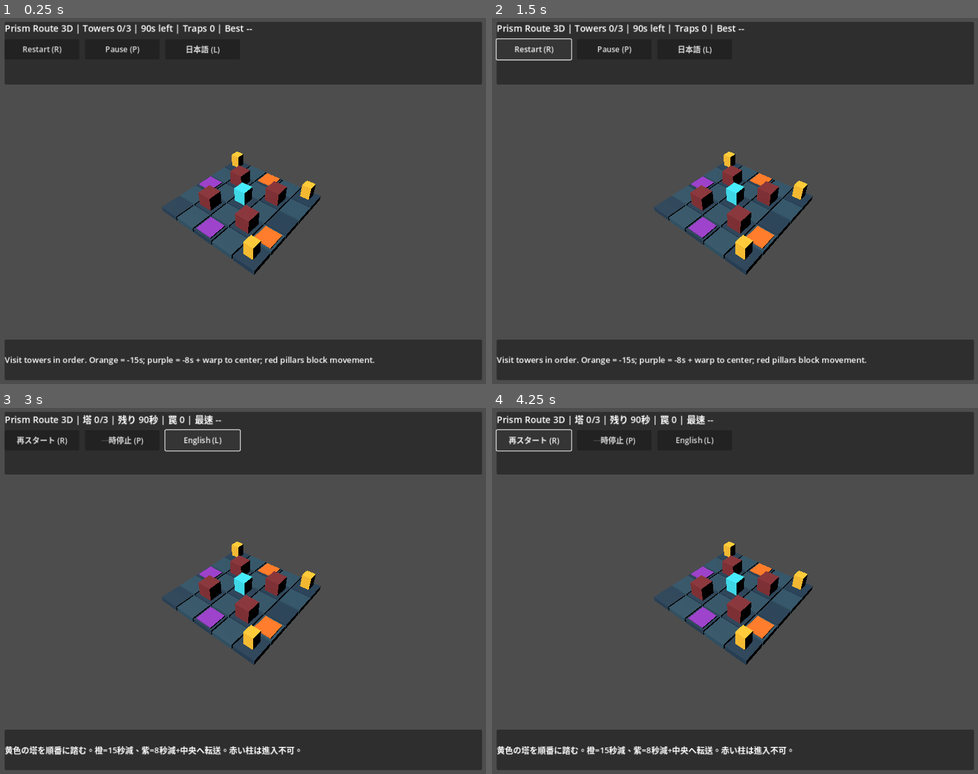
Above: before the commit, frames 1-4 (two rows, left to right).
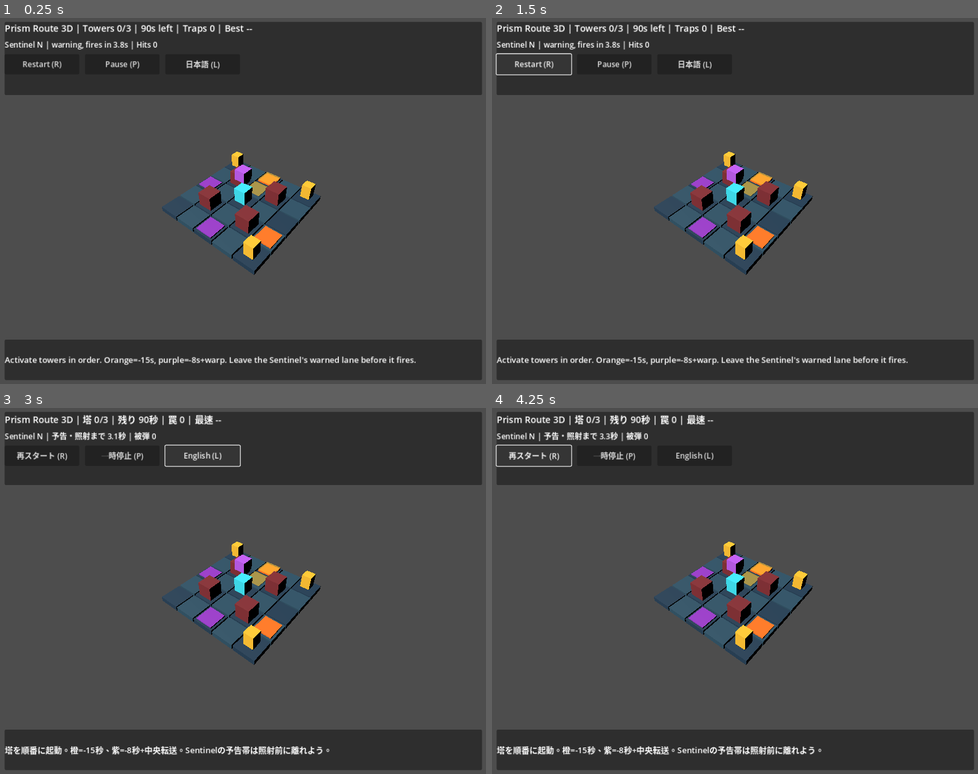
Above: after the commit, the same moments.

Repository: shihuiarenjinba-png/3d-game-factory
Game: Godot game, scene res://scenes/main.tscn
Two runs of this game, one before a commit and one after it. Both use one fixed random seed, a clock stepped at 60 frames per second and the inputs below.
Inputs:
- Up to frame 1 (0.25 s): no input
- Up to frame 2 (1.5 s): click "Restart (R)" at 0.5 s; click "Restart (R)" at 1.25 s
- Up to frame 3 (3 s): click "Restart (R)" at 2 s; click "日本語 (L)" at 2.75 s
- Up to frame 4 (4.25 s): click "再スタート (R)" at 3.5 s

The runs differ from the first frame. In frame 1, 4.8% of the frame differs, in the area x 0-100%, y 6-95%; in frame 2, 5.0%; in frame 3, 5.2%, in the area x 0-100%, y 5-95%; in frame 4, 5.2%.

Commit message:
feat(3d): render telegraphed Sentinel beam and bilingual scan HUD

Diff:
--- a/products/prism-route-3d/scripts/main.gd
+++ b/products/prism-route-3d/scripts/main.gd
@@ -1,5 +1,5 @@
 extends Node3D
-## Playable 3D board: ordered towers, visible traps, 90s clock, pause, restart, EN/JA, best score.
+## Floating tower network with deterministic Sentinel scan, traps, pause, restart, EN/JA and local best.
 const LOGIC = preload("res://scripts/game_logic.gd")
 const SAVE = preload("res://scripts/save_store.gd")
 const SAVE_PATH = "user://prism_route_progress.cfg"
@@ -14,6 +14,9 @@
 var pause_button: Button
 var language_button: Button
 var recorded_win: bool = false
+var scan_markers: Array[MeshInstance3D] = []
+var scan_marker_directions: Array[int] = []
+var scan_label: Label
 
 func _ready() -> void:
     var saved: Dictionary = SAVE.load_data(SAVE_PATH)
@@ -25,7 +28,11 @@
     _refresh_ui()
 
 func _process(delta: float) -> void:
+    var hits_before: int = game.scan_hits
     game.tick(delta)
+    if game.scan_hits != hits_before:
+        _sync_world()
+    _sync_scan_world()
     if game.status == "won" and not recorded_win:
         recorded_win = true
         var score: float = game.elapsed()
@@ -99,11 +106,30 @@
         var pos := Vector3(float(target.x - 2) * 1.3, 0.48, float(target.y - 2) * 1.3)
         targets.append(_box(pos, Vector3(0.55, 0.8, 0.55), Color(0.94, 0.73, 0.24)))
     player_mesh = _box(Vector3(0, 0.53, 0), Vector3(0.7, 0.85, 0.7), Color(0.22, 0.84, 0.90))
+    # One stationary elevated Sentinel. Its warning tiles are visible before firing.
+    _box(Vector3(0.0, 1.85, 0.0), Vector3(0.62, 0.62, 0.62), Color(0.70, 0.33, 0.87))
+    for direction in range(4):
+        for cell in game.scan_cells(direction):
+            var pos := Vector3(float(cell.x - 2) * 1.3, 0.11, float(cell.y - 2) * 1.3)
+            var marker := _box(pos, Vector3(1.03, 0.035, 1.03), Color(1.0, 0.65, 0.14, 0.58))
+            marker.material_override.transparency = BaseMaterial3D.TRANSPARENCY_ALPHA
+            marker.visible = false
+            scan_markers.append(marker)
+            scan_marker_directions.append(direction)
+    _sync_scan_world()
 
 func _sync_world() -> void:
     player_mesh.position = Vector3(float(game.player.x - 2) * 1.3, 0.53, float(game.player.y - 2) * 1.3)
     for i in range(targets.size()):
         targets[i].material_override = _material(Color(0.17, 0.65, 0.32) if i < game.next_target else Color(0.95, 0.72, 0.17))
+
+func _sync_scan_world() -> void:
+    var direction: int = game.scan_direction()
+    var beam_color := Color(1.0, 0.19, 0.24, 0.72) if game.scan_active() else Color(1.0, 0.69, 0.15, 0.58)
+    for i in range(scan_markers.size()):
+        scan_markers[i].visible = scan_marker_directions[i] == direction and game.status == "playing"
+        if scan_markers[i].visible:
+            scan_markers[i].material_override.albedo_color = beam_color
 
 func _build_ui() -> void:
     var layer := CanvasLayer.new()
@@ -113,7 +139,7 @@
     top.offset_left = 16
     top.offset_top = 12
     top.offset_right = -16
-    top.offset_bottom = 142
+    top.offset_bottom = 164
     layer.add_child(top)
     var stack := VBoxContainer.new()
     stack.add_theme_constant_override("separation", 8)
@@ -121,6 +147,9 @@
     status_label = Label.new()
     status_label.add_theme_font_size_override("font_size", 19)
     stack.add_child(status_label)
+    scan_label = Label.new()
+    scan_label.add_theme_font_size_override("font_size", 16)
+    stack.add_child(scan_label)
     var buttons := HBoxContainer.new()
     buttons.add_theme_constant_override("separation", 12)
     stack.add_child(buttons)
@@ -156,10 +185,15 @@
     var progress: String = "%d/3" % game.next_target
     var best: String = "--" if best_seconds < 0.0 else "%.1fs" % best_seconds
     var remaining: int = int(ceil(game.remaining))
+    var scan_direction_name: String = LOGIC.SCAN_DIRECTION_NAMES[game.scan_direction()]
+    var scan_countdown: float = game.scan_seconds_until_change()
     if language == "ja":
         status_label.text = "Prism Route 3D | 塔 %s | 残り %d秒 | 罠 %d | 最速 %s" % [progress, remaining, game.trap_hits, best]
-        hint_label.text = "黄色の塔を順番に踏む。橙=15秒減、紫=8秒減+中央へ転送。赤い柱は進入不可。"
-        if game.last_event == "time_trap":
+        scan_label.text = "Sentinel %s | %s %.1f秒 | 被弾 %d" % [scan_direction_name, "照射中・終了まで" if game.scan_active() else "予告・照射まで", scan_countdown, game.scan_hits]
+        hint_label.text = "塔を順番に起動。橙=-15秒、紫=-8秒+中央転送。Sentinelの予告帯は照射前に離れよう。"
+        if game.last_event == "sentinel_scan":
+            hint_label.text = "Sentinel照射！ 6秒失い中央へ押し戻されました。予告帯を避けよう。"
+        elif game.last_event == "time_trap":
             hint_label.text = "時間罠！ 15秒失いました。短い道ほど安全とは限りません。"
         elif game.last_event == "warp_trap":
             hint_label.text = "ワープ罠！ 8秒失い、中央へ戻されました。"
@@ -174,8 +208,11 @@
         language_button.text = "English (L)"
     else:
         status_label.text = "Prism Route 3D | Towers %s | %ds left | Traps %d | Best %s" % [progress, remaining, game.trap_hits, best]
-        hint_label.text = "Visit towers in order. Orange = -15s; purple = -8s + warp to center; red pillars block movement."
-        if game.last_event == "time_trap":
+        scan_label.text = "Sentinel %s | %s %.1fs | Hits %d" % [scan_direction_name, "SCAN ends in" if game.scan_active() else "warning, fires in", scan_countdown, game.scan_hits]
+        hint_label.text = "Activate towers in order. Orange=-15s, purple=-8s+warp. Leave the Sentinel's warned lane before it fires."
+        if game.last_event == "sentinel_scan":
+            hint_label.text = "Sentinel scan! Lost 6 seconds and pushed to center. Avoid the warned lane."
+        elif game.last_event == "time_trap":
             hint_label.text = "Time trap! Lost 15 seconds. The shortest route is not always the safest."
         elif game.last_event == "warp_trap":
             hint_label.text = "Warp trap! Lost 8 seconds and returned to the center."
@@ -193,6 +230,7 @@
     game.reset()
     recorded_win = false
     _sync_world()
+    _sync_scan_world()
     _refresh_ui()
 
 func _toggle_pause() -> void:
